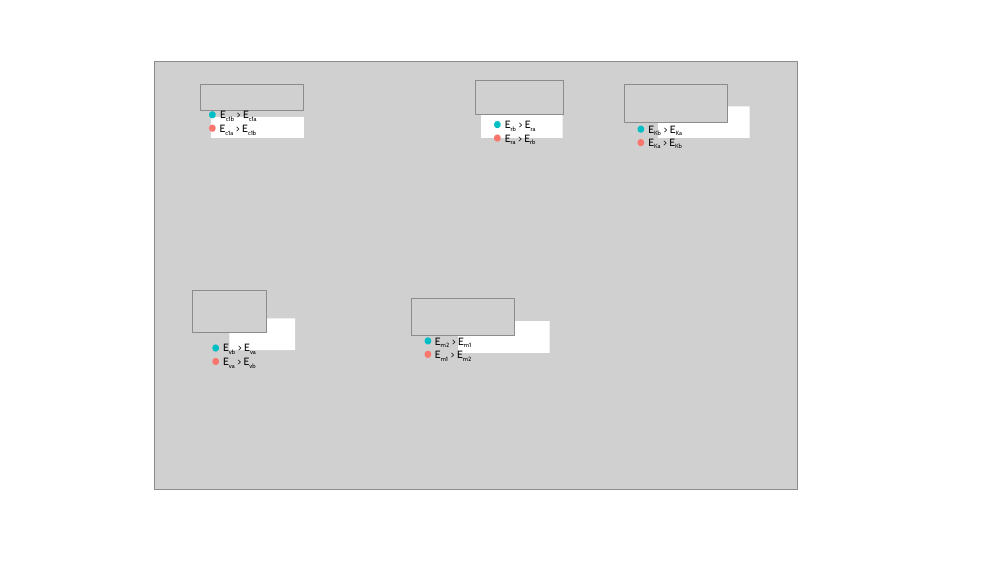
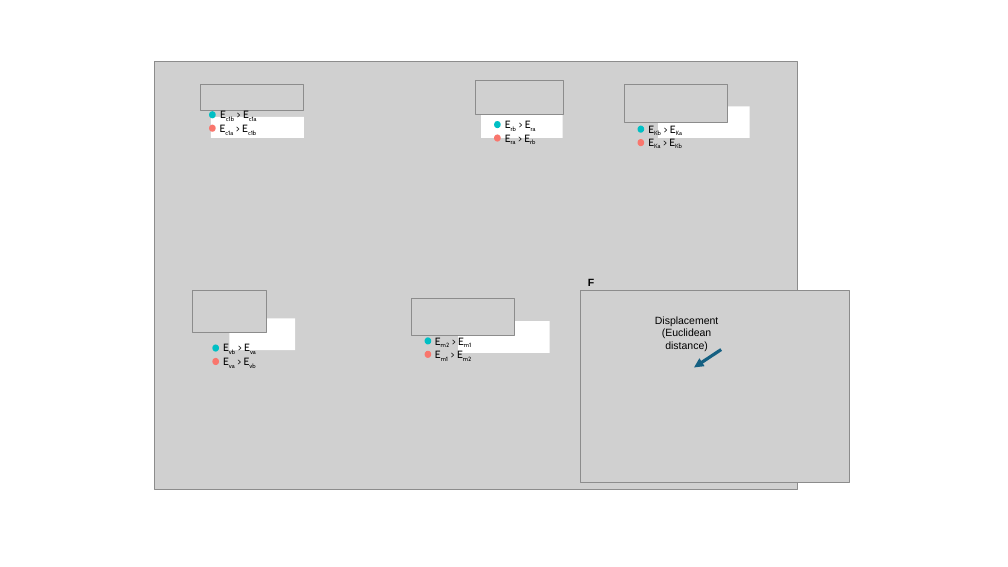
Before and after one commit to BernhardtLab/comp-temp, a slide deck: slide 4 of figures/figure_text_tweaks.pptx. Drawn at 1008x567 pixels with LibreOffice and Linux fonts; fonts in the diff are those of the drawing; grey boxes stand for pictures. Boxes give left, top, right and bottom in pixels: in the first picture for what was removed or moved away, otherwise in the second. Text is boxed around its words. In the diff, an @@ line names an element or a change of style, - is before the commit and + after.

```diff
--- a/figures/figure_text_tweaks.pptx
+++ b/figures/figure_text_tweaks.pptx
@@ picture added at [581,290,850,482] @@
@@ text added at [588,278,594,286], 10 pt, text #000000, bold @@
+F
@@ text added at [655,316,718,351], 10 pt, text #000000 @@
+Displacement (Euclidean distance)
@@ arrow added from (721, 349) to (694, 368), #156082 3 pt @@
```
Also in this commit, not shown: 1 other slide changed, 6 other files.
